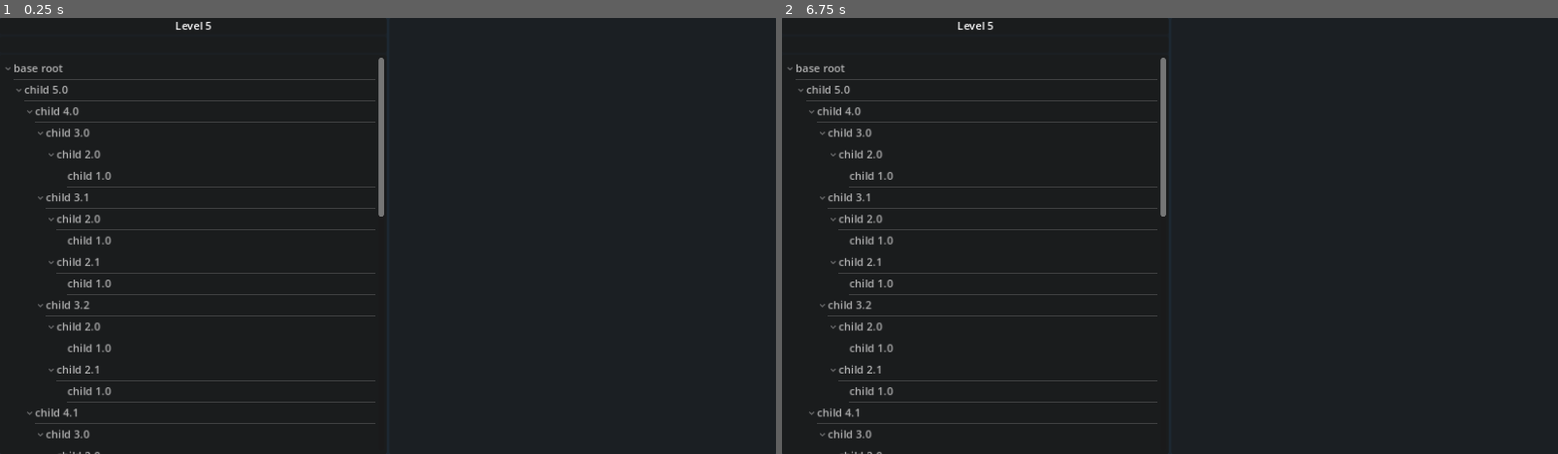
Above: before the commit, frames 1-2 (left to right).
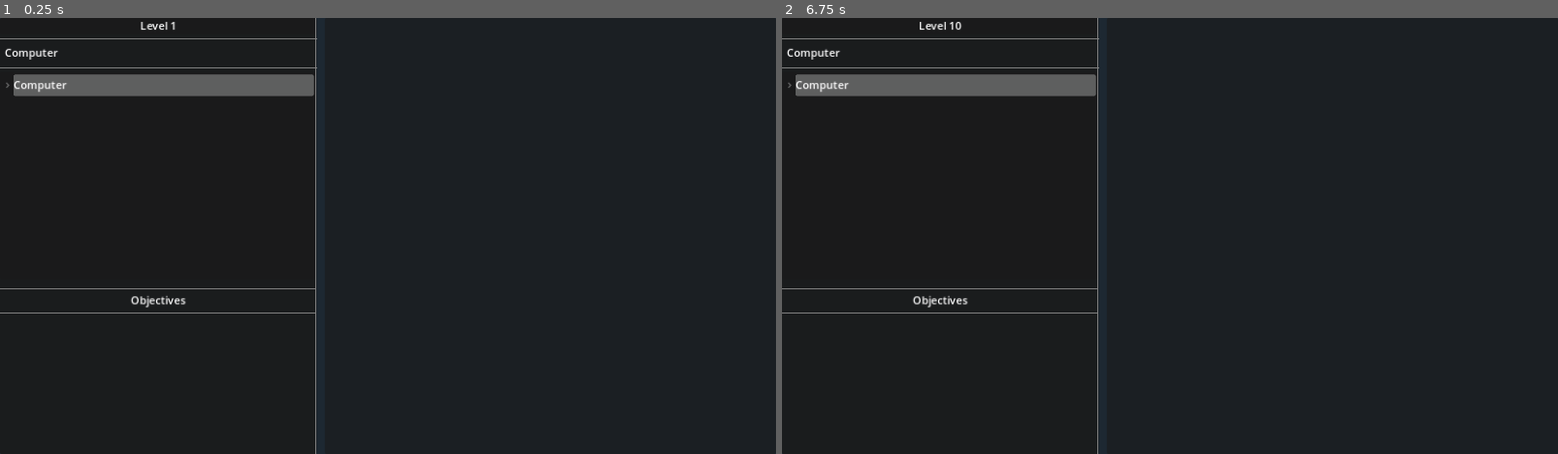
Above: after the commit, the same moments.

Repository: WoodyPython/Folder-Opener
Game: Godot game, scene res://main.tscn
Same seed, same stepped clock (60 frames per second), same inputs: the game is played once before the commit and once after it. The engine's default icon, where the game draws it, is replaced by a stand-in: a white triangle on a blue panel in a dark square.
Inputs:
- Up to frame 1 (0.25 s): no input
- Up to frame 2 (6.75 s): tap Enter at 0.5, 2, 3.5 s; hold N (newTree, bound only after the commit) 0.53-1.28 s; tap Space at 1.25, 2.75, 4.25 s; tap N (newTree, bound only after the commit) every 1.5 s from 1.35 to 5.85 s; hold N (newTree, bound only after the commit) 2.03-2.78 s; hold N (newTree, bound only after the commit) 3.53-4.28 s; hold N (newTree, bound only after the commit) 5.03-5.78 s; hold N (newTree, bound only after the commit) from 6.53 s (still down)

The runs differ from the first frame. In frame 1, 5.1% of the frame differs, in the area x 0-50%, y 0-100%; in frame 2, 5.1%.

Commit message:
week progress

Diff:
--- a/FolderTree.gd
+++ b/FolderTree.gd
@@ -1,29 +1,145 @@
 extends Tree
 
+var noise = FastNoiseLite.new();
+var rng = RandomNumberGenerator.new();
+var maxLevel;
+var totalFolders;
+
+@onready var nameFile = "res://Folder_Names.txt";
+@onready var nameFileRare = "res://Folder_Names_Rare.txt";
+var folderNames;
+var folderNamesRare;
+
+
+signal updateDirectory(selected);
 
 # Called when the node enters the scene tree for the first time.
 func _ready():
-	#create(1);
-	pass
+	noise.noise_type = FastNoiseLite.NoiseType.TYPE_PERLIN;
+	noise.seed = rng.randi_range(-9999, 9999);
+	noise.fractal_octaves = 4;
+	noise.frequency = 1.0 / 10.0;
+
+	folderNames = loadFile(nameFile);
+	folderNamesRare = loadFile(nameFileRare);
+
+
+func loadFile(file):
+	var newFile = FileAccess.open(file, FileAccess.READ);
+	var names = newFile.get_as_text();
+	var nameList = names.split("\n");
+	nameList.remove_at(nameList.size()-1)
+	return nameList;
 
 
 # Called every frame. 'delta' is the elapsed time since the previous frame.
 func _process(delta):
-	pass
+	pass;
 
 func create(level):
+	self.clear();
+	totalFolders = 0;
 
-	var root = self.create_item()
-	root.set_text(0, "base root");
-	appendTree(level, root);
+	maxLevel = level;
 
-func appendTree(level, root):
+	var root = self.create_item();
+	root.set_text(0, "Computer");
+
+	appendTree(level, root, "flat");
+	root.set_collapsed_recursive(true);
+	root.select(0);
+	self.scroll_to_item(root);
+
+
+func appendTree(level, root, type):
+	if(totalFolders >= maxLevel * 5):
+		return;
 	if(level <= 0):
 		return;
-	var rng = RandomNumberGenerator.new();
-	var repeatNum = rng.randi_range(1, level);
-	print(repeatNum);
+
+	#noise.seed = rng.randi_range(-9999, 9999);
+	var noiseValue = abs(noise.get_noise_1d(level));
+	#print(noiseValue);
+	var maxRange = round(noiseValue * 5 * (maxLevel - level + 2));
+
+	if(type == "flat"):
+		maxRange *= 1.3;
+	elif(type == "jab"):
+		maxRange *= 0.7;
+
+	var repeatNum = rng.randi_range(1, maxRange);
+	if(type == "flat"):
+		repeatNum += 2;
+	elif(type == "staircase"):
+		repeatNum = 1;
+	#print(str(maxRange) + " " + str(repeatNum) + " " + type);
+	#repeatNum = clamp(repeatNum, 1, maxLevel/4+1);
+
 	for i in repeatNum:
 		var child = self.create_item(root);
-		child.set_text(0, "child "+str(level)+"."+str(i));
-		appendTree(level-1, child);
+		var icon = preload("res://icon.svg");
+
+		child.set_icon(0, icon);
+		totalFolders += 1;
+		var moveOnChance = rng.randf_range(-1 * maxLevel, level);
+		if(level + 2 >= maxLevel):
+			moveOnChance += 0.8;
+		if(type == "flat"):
+			moveOnChance -= 0.2;
+		elif(type == "jab"):
+			moveOnChance += 0.4;
+		elif(type == "staircase"):
+			moveOnChance += 0.5;
+		var newType = getNewType(type);
+
+
+		if(folderNames.size() == 0):
+			folderNames = loadFile(nameFile);
+		if(folderNamesRare.size() == 0):
+			folderNamesRare = loadFile(nameFileRare);
+
+		var usedfile = folderNames;
+		if(rng.randi_range(1, 20) == 1):
+			usedfile = folderNamesRare;
+			moveOnChance = 1;
+
+
+		var index = randi() % usedfile.size();
+		child.set_text(0, usedfile[index]);
+		usedfile.remove_at(index);
+
+
+		if moveOnChance >= 0:
+			var saveLevel = false;
+			if(type == "jab"):
+				if(rng.randi_range(1, 3) <= 2):
+					saveLevel = true;
+			if(rng.randi_range(1, 10) == 1):
+				saveLevel = true;
+
+			var newLevel = level - 1;
+			if(saveLevel):
+				newLevel = level;
+				if(type == "jab"):
+					newLevel += 1;
+
+			appendTree(newLevel, child, newType);
+
+func getNewType(type):
+	if(type == "staircase"):
+		return type;
+
+	if(rng.randi_range(1, 3) <= 2):
+		return type;
+
+	var typeList = ["jab", "flat"];
+	typeList.erase(type);
+
+	var newType = typeList.pick_random();
+	if(rng.randi_range(1, 10) == 1):
+		newType = ["staircase"].pick_random();
+
+	return newType;
+
+func _on_cell_selected():
+	emit_signal("updateDirectory", get_selected());
--- a/LeftDisplay.gd
+++ b/LeftDisplay.gd
@@ -2,8 +2,10 @@
 
 @onready var level_display = %"Level Display"
 @onready var tree = %FolderTree
+@onready var objective_list = %ObjectiveList
+@onready var directory = %"Directory Display"
 
-
+var directoryName;
 
 # Called when the node enters the scene tree for the first time.
 func _ready():
@@ -12,7 +14,7 @@
 
 # Called every frame. 'delta' is the elapsed time since the previous frame.
 func _process(delta):
-	pass
+	update_objectives();
 
 
 func set_level(level):
@@ -20,3 +22,22 @@
 
 func tree_create(level):
 	tree.create(level);
+
+func update_objectives():
+	objective_list.update();
+
+
+func _on_folder_tree_update_directory(selected):
+	directoryName = "";
+
+	getDirectory(selected);
+	directory.set_text(directoryName);
+
+func getDirectory(selected):
+	if(selected == null):
+		return "";
+
+	getDirectory(selected.get_parent());
+	if(selected.get_parent() != null):
+		directoryName += "\\";
+	directoryName += str(selected.get_text(0));
--- /dev/null
+++ b/ObjectiveList.gd
@@ -0,0 +1,15 @@
+extends VBoxContainer
+
+var objectives;
+
+# Called when the node enters the scene tree for the first time.
+func _ready():
+	pass
+
+
+# Called every frame. 'delta' is the elapsed time since the previous frame.
+func _process(delta):
+	pass
+
+func update():
+	pass;
--- a/left_display.tscn
+++ b/left_display.tscn
@@ -1,7 +1,8 @@
-[gd_scene load_steps=3 format=3 uid="uid://dqxjpxxvtg1jh"]
+[gd_scene load_steps=4 format=3 uid="uid://dqxjpxxvtg1jh"]
 
 [ext_resource type="Script" path="res://LeftDisplay.gd" id="1_0j0bb"]
 [ext_resource type="Script" path="res://FolderTree.gd" id="2_hn658"]
+[ext_resource type="Script" path="res://ObjectiveList.gd" id="3_g4rw5"]
 
 [node name="Left Display" type="PanelContainer"]
 anchors_preset = 15
@@ -25,24 +26,82 @@
 size_flags_horizontal = 4
 size_flags_vertical = 0
 horizontal_alignment = 1
+vertical_alignment = 1
 
-[node name="PanelContainer2" type="PanelContainer" parent="HBoxContainer"]
+[node name="HSeparator" type="HSeparator" parent="HBoxContainer"]
 layout_mode = 2
-
-[node name="Label" type="Label" parent="HBoxContainer/PanelContainer2"]
-layout_mode = 2
-size_flags_horizontal = 4
-size_flags_vertical = 0
-horizontal_alignment = 1
 
 [node name="ScrollContainer" type="ScrollContainer" parent="HBoxContainer"]
 layout_mode = 2
+vertical_scroll_mode = 0
+
+[node name="Margin Container" type="MarginContainer" parent="HBoxContainer/ScrollContainer"]
+layout_mode = 2
+size_flags_horizontal = 3
+size_flags_vertical = 3
+theme_override_constants/margin_left = 7
+theme_override_constants/margin_right = 7
+
+[node name="Directory Display" type="Label" parent="HBoxContainer/ScrollContainer/Margin Container"]
+unique_name_in_owner = true
+layout_mode = 2
+size_flags_horizontal = 0
+vertical_alignment = 1
+
+[node name="HSeparator2" type="HSeparator" parent="HBoxContainer"]
+layout_mode = 2
+
+[node name="VSplitContainer" type="VSplitContainer" parent="HBoxContainer"]
+layout_mode = 2
+size_flags_vertical = 3
+split_offset = 30
+
+[node name="FolderTree" type="Tree" parent="HBoxContainer/VSplitContainer"]
+unique_name_in_owner = true
+z_as_relative = false
+layout_mode = 2
+size_flags_horizontal = 3
+size_flags_vertical = 3
+focus_mode = 0
+theme_override_colors/font_selected_color = Color(1, 1, 1, 1)
+theme_override_colors/parent_hl_line_color = Color(0.537255, 0.537255, 0.537255, 1)
+theme_override_colors/children_hl_line_color = Color(0.313726, 0.313726, 0.313726, 1)
+theme_override_constants/draw_relationship_lines = 2
+theme_override_constants/relationship_line_width = 2
+theme_override_constants/parent_hl_line_width = 2
+theme_override_constants/children_hl_line_width = 2
+theme_override_constants/parent_hl_line_margin = 2
+theme_override_constants/draw_guides = 0
+theme_override_constants/icon_max_width = 25
+allow_search = false
+enable_recursive_folding = false
+script = ExtResource("2_hn658")
+
+[node name="ScrollContainer" type="ScrollContainer" parent="HBoxContainer/VSplitContainer"]
+layout_mode = 2
 size_flags_vertical = 3
 
-[node name="FolderTree" type="Tree" parent="HBoxContainer/ScrollContainer"]
+[node name="ObjectiveList" type="VBoxContainer" parent="HBoxContainer/VSplitContainer/ScrollContainer"]
 unique_name_in_owner = true
 layout_mode = 2
 size_flags_horizontal = 3
 size_flags_vertical = 3
-enable_recursive_folding = false
-script = ExtResource("2_hn658")
+script = ExtResource("3_g4rw5")
+
+[node name="HSeparator2" type="HSeparator" parent="HBoxContainer/VSplitContainer/ScrollContainer/ObjectiveList"]
+layout_mode = 2
+
+[node name="Label" type="Label" parent="HBoxContainer/VSplitContainer/ScrollContainer/ObjectiveList"]
+layout_mode = 2
+size_flags_horizontal = 3
+size_flags_vertical = 0
+text = "Objectives"
+horizontal_alignment = 1
+
+[node name="HSeparator" type="HSeparator" parent="HBoxContainer/VSplitContainer/ScrollContainer/ObjectiveList"]
+layout_mode = 2
+size_flags_horizontal = 3
+size_flags_vertical = 4
+
+[connection signal="cell_selected" from="HBoxContainer/VSplitContainer/FolderTree" to="HBoxContainer/VSplitContainer/FolderTree" method="_on_cell_selected"]
+[connection signal="updateDirectory" from="HBoxContainer/VSplitContainer/FolderTree" to="." method="_on_folder_tree_update_directory"]
--- a/main.gd
+++ b/main.gd
@@ -12,18 +12,22 @@
 
 func start():
 
-	level = 5;
+	level = 1;
 	left_display.tree_create(level);
 
 # Called every frame. 'delta' is the elapsed time since the previous frame.
 func _process(delta):
-	update_level_display(level);
+	update_level_display();
 	pass
 
 #checks for a key press, if esc then quits the game
 func _input(event):
 	if(event.is_action_pressed("esc")):
 		get_tree().quit();
+	if(event.is_action_pressed("newTree")):
+		level += 1;
+		update_level_display();
+		left_display.tree_create(level);
 
-func update_level_display(level):
+func update_level_display():
 	left_display.set_level(level);
--- a/main.tscn
+++ b/main.tscn
@@ -13,13 +13,26 @@
 grow_horizontal = 2
 grow_vertical = 2
 
-[node name="Left Display" parent="HBoxContainer" instance=ExtResource("2_40uq8")]
+[node name="HSplitContainer" type="HSplitContainer" parent="HBoxContainer"]
+layout_mode = 2
+size_flags_horizontal = 3
+split_offset = -100
+
+[node name="PanelContainer" type="PanelContainer" parent="HBoxContainer/HSplitContainer"]
+layout_mode = 2
+size_flags_horizontal = 3
+
+[node name="Left Display" parent="HBoxContainer/HSplitContainer/PanelContainer" instance=ExtResource("2_40uq8")]
 unique_name_in_owner = true
 layout_mode = 2
 size_flags_horizontal = 3
 size_flags_vertical = 3
 
-[node name="Right Display" type="PanelContainer" parent="HBoxContainer"]
+[node name="VSeparator" type="VSeparator" parent="HBoxContainer/HSplitContainer/PanelContainer"]
+layout_mode = 2
+size_flags_horizontal = 8
+
+[node name="Right Display" type="PanelContainer" parent="HBoxContainer/HSplitContainer"]
 layout_mode = 2
 size_flags_horizontal = 3
 size_flags_vertical = 3
--- a/project.godot
+++ b/project.godot
@@ -27,6 +27,11 @@
 "events": [Object(InputEventKey,"resource_local_to_scene":false,"resource_name":"","device":-1,"window_id":0,"alt_press …(182 unchanged characters)…
 ]
 }
+newTree={
+"deadzone": 0.5,
+"events": [Object(InputEventKey,"resource_local_to_scene":false,"resource_name":"","device":-1,"window_id":0,"alt_pressed":false,"shift_pressed":false,"ctrl_pressed":false,"meta_pressed":false,"pressed":false,"keycode":0,"physical_keycode":78,"key_label":0,"unicode":110,"echo":false,"script":null)
+]
+}
 
 [rendering]
 
Not shown, added: Folder_Names.txt
Not shown, added: Folder_Names_Rare.txt
